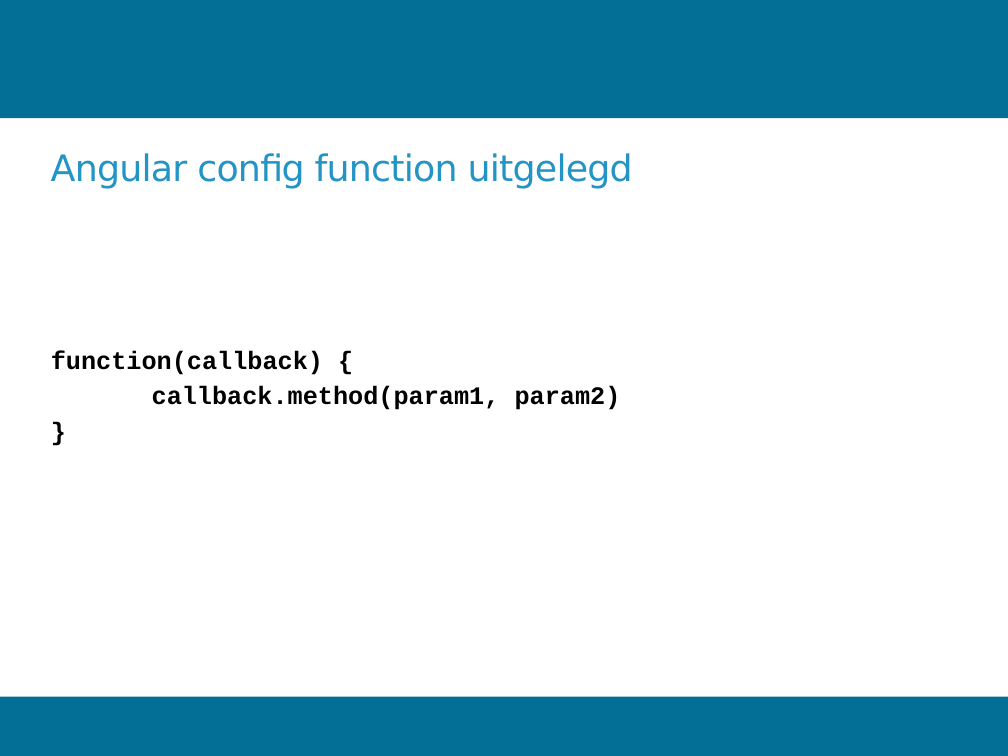
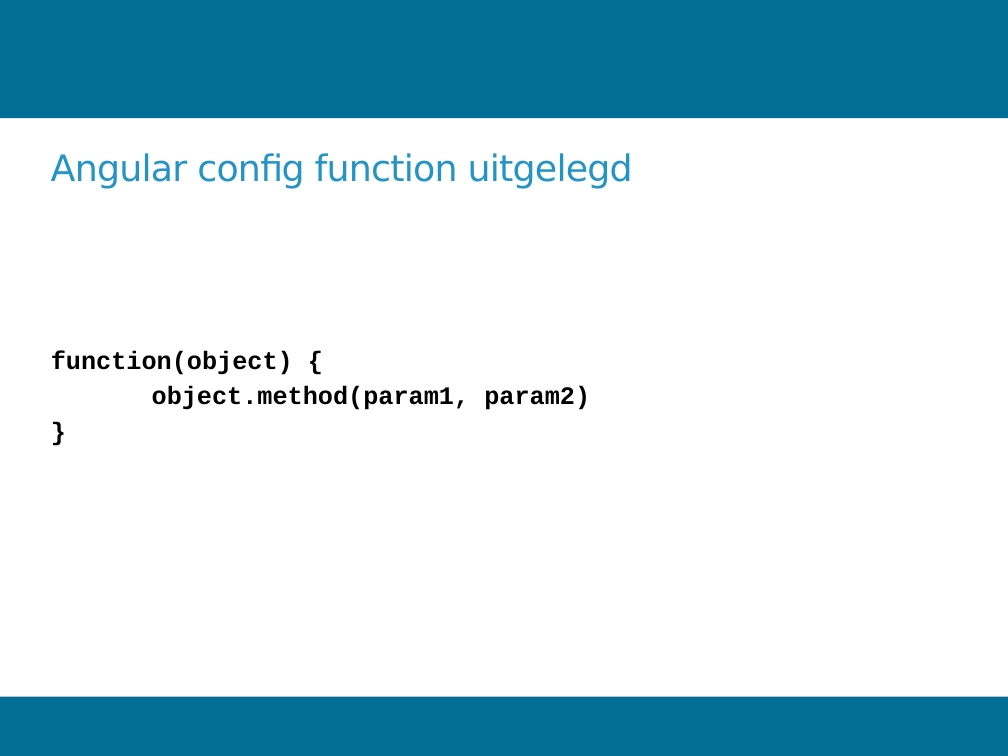
Before and after one commit to Woetjo/introAngular, a slide deck: slide 11 of introAngular.pptx (slide 12 before the commit). Drawn at 1008x756 pixels with LibreOffice and Linux fonts; fonts in the diff are those of the drawing; background and template pictures are left out. Boxes give left, top, right and bottom in pixels: in the first picture for what was removed or moved away, otherwise in the second. Text is boxed around its words. In the diff, an @@ line names an element or a change of style, - is before the commit and + after.

```diff
--- a/introAngular.pptx
+++ b/introAngular.pptx
@@ text at [51, 351, 590, 410]: text changed @@
-function(callback) {
-callback.method(param1, param2)
+function(object) {
+object.method(param1, param2)
```
Also in this commit, not shown: 7 other slides changed, 3 slides added, 1 other file.
